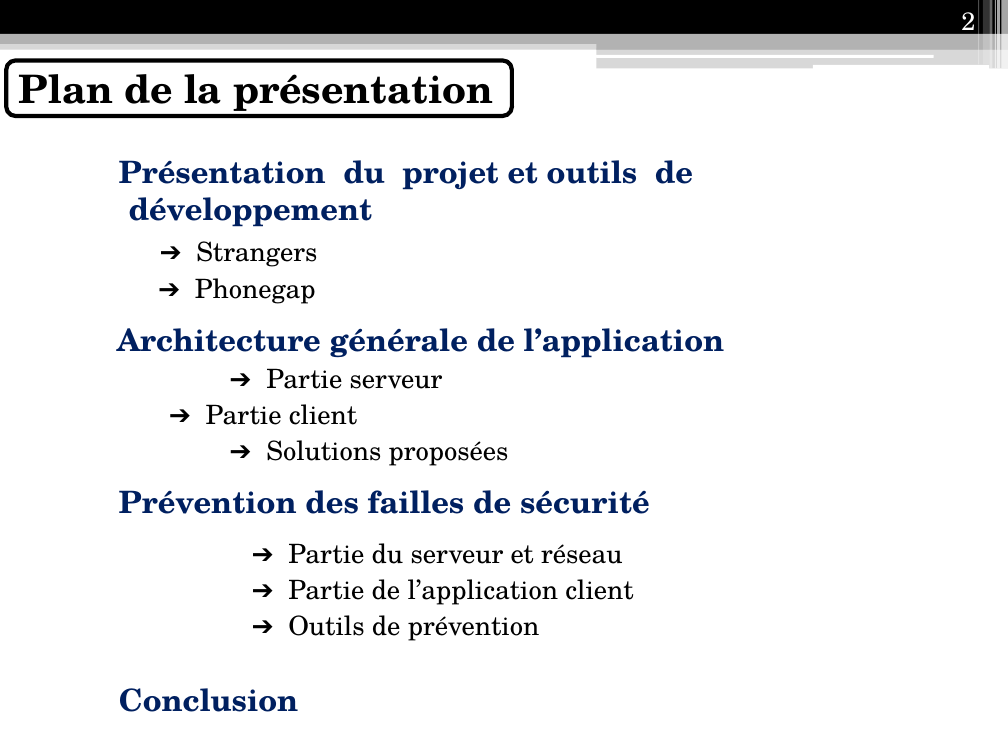
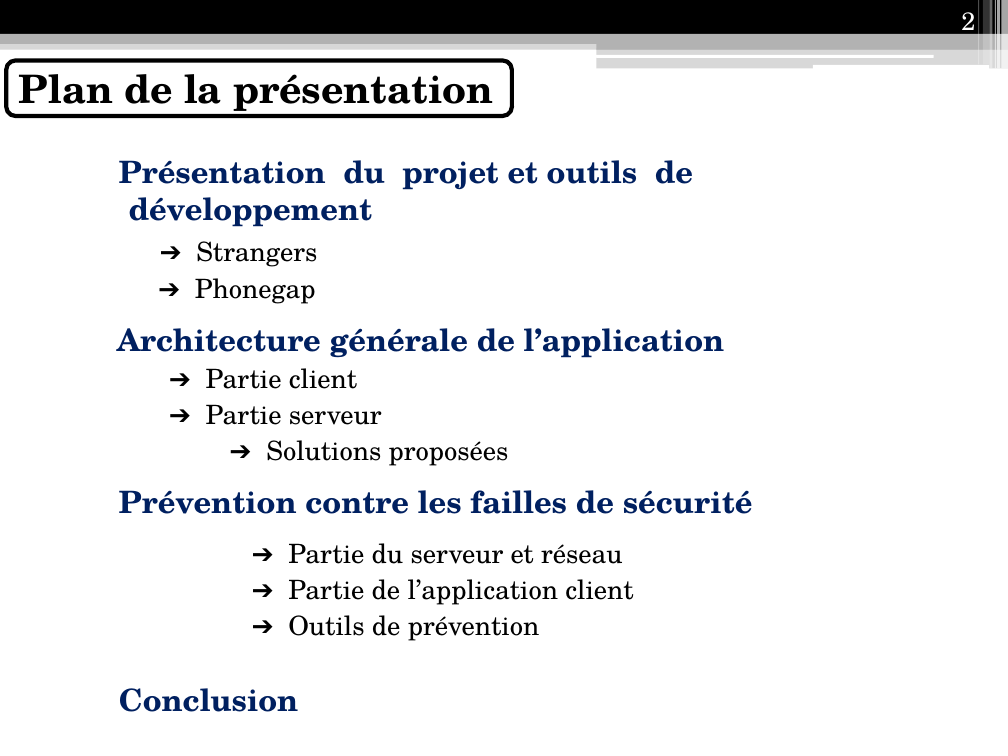
Before and after one commit to Anicky/Strangers-Phonegap, a slide deck: slide 2 of présentation/Présentation IF26.pptx. Drawn at 1008x756 pixels with LibreOffice and Linux fonts; fonts in the diff are those of the drawing. Boxes give left, top, right and bottom in pixels: in the first picture for what was removed or moved away, otherwise in the second. Text is boxed around its words. In the diff, an @@ line names an element or a change of style, - is before the commit and + after.

```diff
--- a/présentation/Présentation IF26.pptx
+++ b/présentation/Présentation IF26.pptx
@@ text at [206, 368, 357, 389]: paragraph added @@
+➔ Partie client
@@ text at [206, 404, 357, 425]: paragraph removed @@
-➔ Partie client
@@ text at [119, 490, 753, 514]: text changed @@
-Prévention des failles de sécurité
+Prévention contre les failles de sécurité
```
Also in this commit, not shown: 3 other slides changed, 6 slides added, 2 slides removed.
